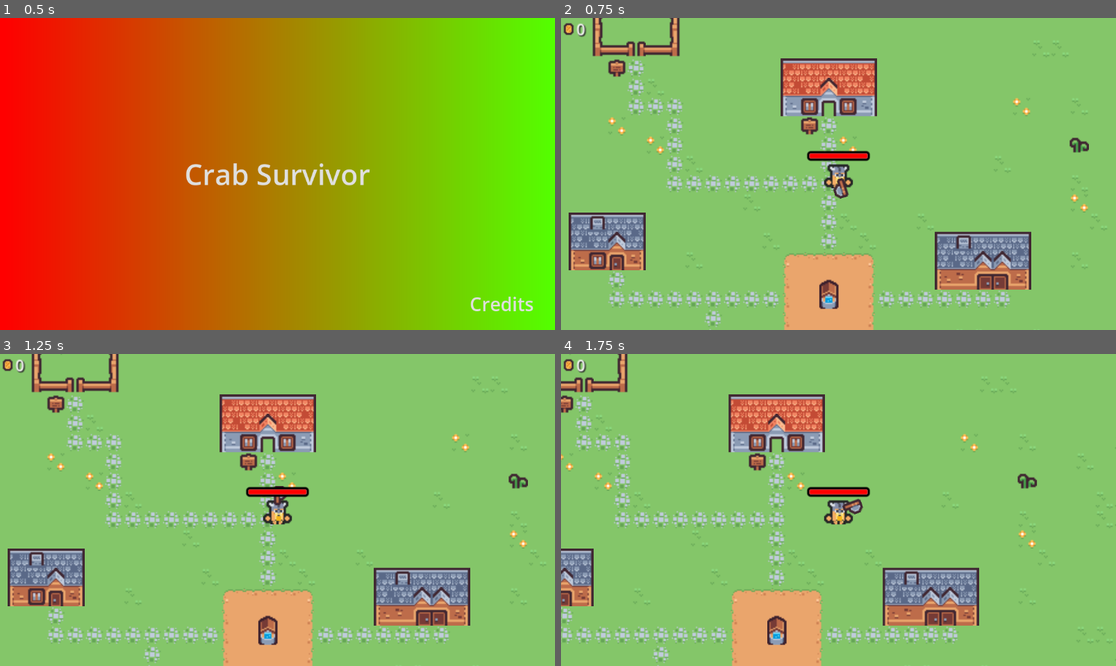
Above: before the commit, frames 1-4 (two rows, left to right).
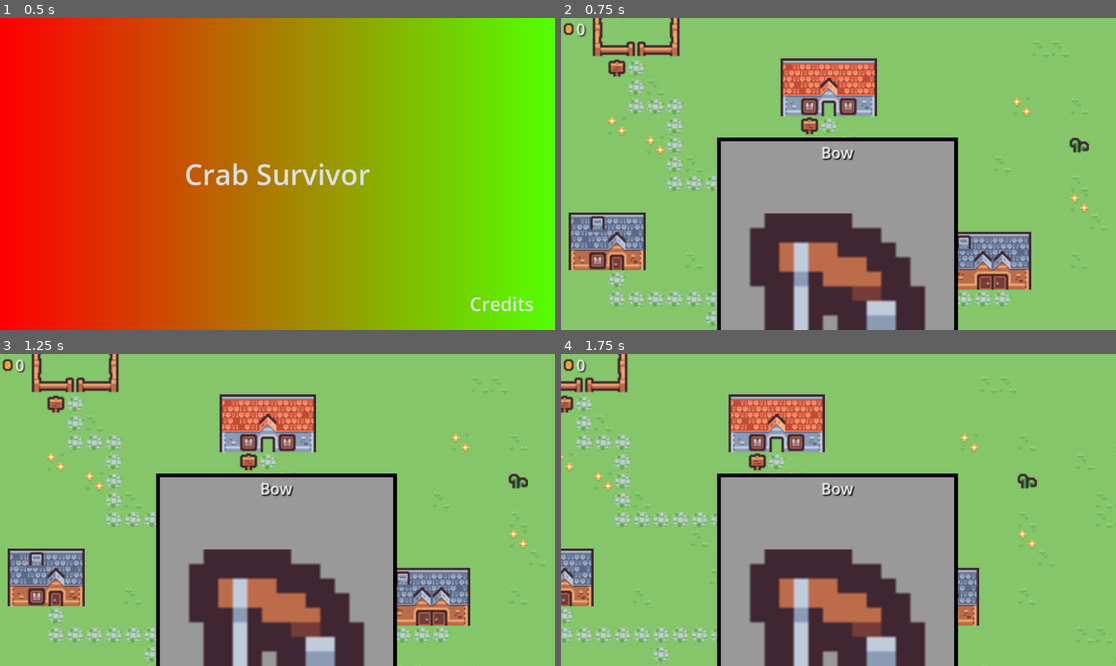
Above: after the commit, the same moments.

Repository: GodEmperorDaniel/crab-survivor
Game: Godot game, scene res://Scenes/Main_Menu.tscn
Two runs of this game, one before a commit and one after it. Both use one fixed random seed, a clock stepped at 60 frames per second and the inputs below.
Inputs (mouse positions are in pixels of both pictures, inside the frame that each line leads up to):
- Up to frame 1 (0.5 s): no input
- Up to frame 2 (0.75 s): click "Crab Survivor" at 0.5 s
- Up to frame 3 (1.25 s): no input
- Up to frame 4 (1.75 s): move the mouse to (960, 494) at 1.27 s; hold D (move_right) from 1.28 s (still down); click (960, 494) at 1.35 s

Frame 1 is identical in both runs. In frame 2, 27% of the frame differs, in the area x 28-72%, y 38-100%; in frame 3, 27%; in frame 4, 27%.

Commit message:
Support for multiple shop items

Diff:
--- a/Scenes/HUD.tscn
+++ b/Scenes/HUD.tscn
@@ -2,7 +2,7 @@
 
 [ext_resource type="Texture2D" uid="uid://0a2swy8muyhd" path="res://Tiles/tile_0093.png" id="1_0jsp6"]
 [ext_resource type="Script" path="res://Scripts/HUD.gd" id="1_t0m7c"]
-[ext_resource type="PackedScene" path="res://Scenes/Shop.tscn" id="3_rhx3o"]
+[ext_resource type="PackedScene" uid="uid://beivs5vocvui1" path="res://Scenes/ShopItem.tscn" id="3_rhx3o"]
 [ext_resource type="PackedScene" uid="uid://bpol7hadhd82j" path="res://Scenes/WaveCleared.tscn" id="4_8h3ty"]
 
 [node name="HUDLayer" type="CanvasLayer"]
@@ -37,9 +37,36 @@
 text = "0
 "
 
-[node name="Shop" parent="." instance=ExtResource("3_rhx3o")]
+[node name="Shop" type="HBoxContainer" parent="HUD"]
+layout_mode = 1
+anchors_preset = 15
+anchor_right = 1.0
+anchor_bottom = 1.0
+grow_horizontal = 2
+grow_vertical = 2
+
+[node name="Control" type="Control" parent="HUD/Shop"]
+layout_mode = 2
+size_flags_horizontal = 3
+
+[node name="ShopItem" parent="HUD/Shop/Control" instance=ExtResource("3_rhx3o")]
+visible = true
+layout_mode = 1
+size_flags_horizontal = 6
+size_flags_vertical = 4
+
+[node name="Control2" type="Control" parent="HUD/Shop"]
+layout_mode = 2
+size_flags_horizontal = 3
+
+[node name="ShopItem" parent="HUD/Shop/Control2" instance=ExtResource("3_rhx3o")]
+visible = true
+layout_mode = 1
+size_flags_horizontal = 6
+size_flags_vertical = 4
 
 [node name="WaveCleared" parent="." instance=ExtResource("4_8h3ty")]
 visible = false
 
-[connection signal="item_bought" from="Shop" to="." method="_on_shop_item_bought"]
+[connection signal="item_bought" from="HUD/Shop/Control/ShopItem" to="." method="_on_shop_item_bought"]
+[connection signal="item_bought" from="HUD/Shop/Control2/ShopItem" to="." method="_on_shop_item_bought"]
--- a/Scenes/Shop.tscn
+++ b/Scenes/ShopItem.tscn
@@ -11,8 +11,16 @@
 border_width_bottom = 4
 border_color = Color(0, 0, 0, 1)
 
-[node name="Shop" type="PanelContainer"]
-visible = false
+[node name="ShopItem" type="Control"]
+layout_mode = 3
+anchors_preset = 15
+anchor_right = 1.0
+anchor_bottom = 1.0
+grow_horizontal = 2
+grow_vertical = 2
+
+[node name="Container" type="PanelContainer" parent="."]
+layout_mode = 1
 anchors_preset = 8
 anchor_left = 0.5
 anchor_top = 0.5
@@ -27,10 +35,10 @@
 theme_override_styles/panel = SubResource("StyleBoxFlat_6hi7s")
 script = ExtResource("1_rcuhb")
 
-[node name="ShopItem" type="VBoxContainer" parent="."]
+[node name="Details" type="VBoxContainer" parent="Container"]
 layout_mode = 2
 
-[node name="Label" type="Label" parent="ShopItem"]
+[node name="Label" type="Label" parent="Container/Details"]
 layout_mode = 2
 theme_override_colors/font_shadow_color = Color(0, 0, 0, 1)
 theme_override_constants/shadow_offset_x = 1
@@ -38,23 +46,23 @@
 text = "Bow"
 horizontal_alignment = 1
 
-[node name="TextureRect" type="TextureRect" parent="ShopItem"]
+[node name="TextureRect" type="TextureRect" parent="Container/Details"]
 layout_mode = 2
 size_flags_vertical = 3
 texture = ExtResource("1_134mi")
 expand_mode = 4
 stretch_mode = 5
 
-[node name="Cost" type="HBoxContainer" parent="ShopItem"]
+[node name="Cost" type="HBoxContainer" parent="Container/Details"]
 layout_mode = 2
 size_flags_horizontal = 4
 
-[node name="Icon" type="TextureRect" parent="ShopItem/Cost"]
+[node name="Icon" type="TextureRect" parent="Container/Details/Cost"]
 layout_mode = 2
 texture = ExtResource("2_rws4c")
 stretch_mode = 5
 
-[node name="Amount" type="Label" parent="ShopItem/Cost"]
+[node name="Amount" type="Label" parent="Container/Details/Cost"]
 layout_mode = 2
 size_flags_vertical = 1
 theme_override_colors/font_shadow_color = Color(0.158472, 0.158472, 0.158472, 1)
@@ -62,4 +70,4 @@
 theme_override_constants/shadow_offset_y = 1
 text = "3"
 
-[connection signal="gui_input" from="ShopItem" to="." method="_on_gui_input"]
+[connection signal="gui_input" from="Container/Details" to="Container" method="_on_gui_input"]
